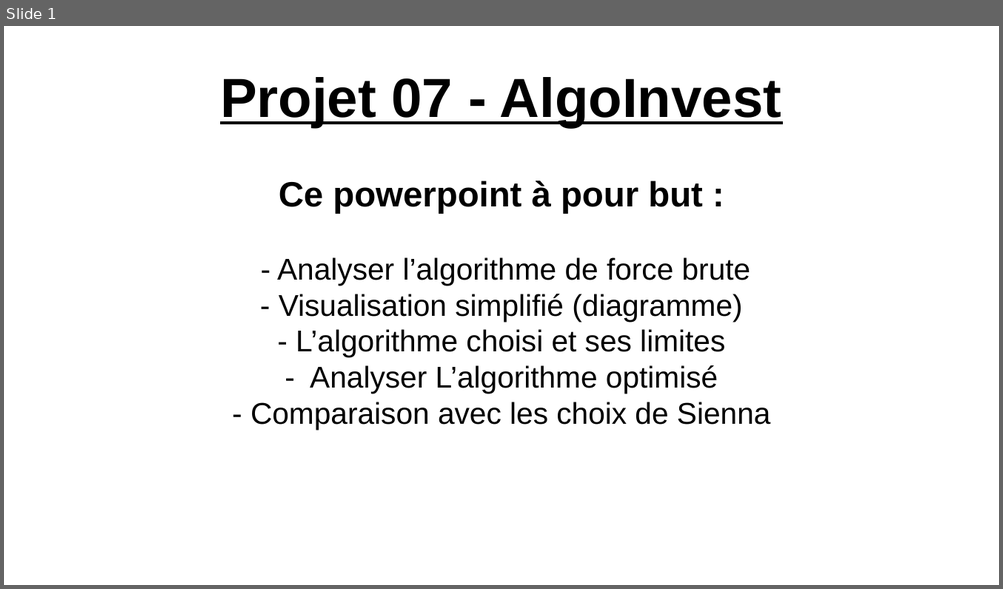
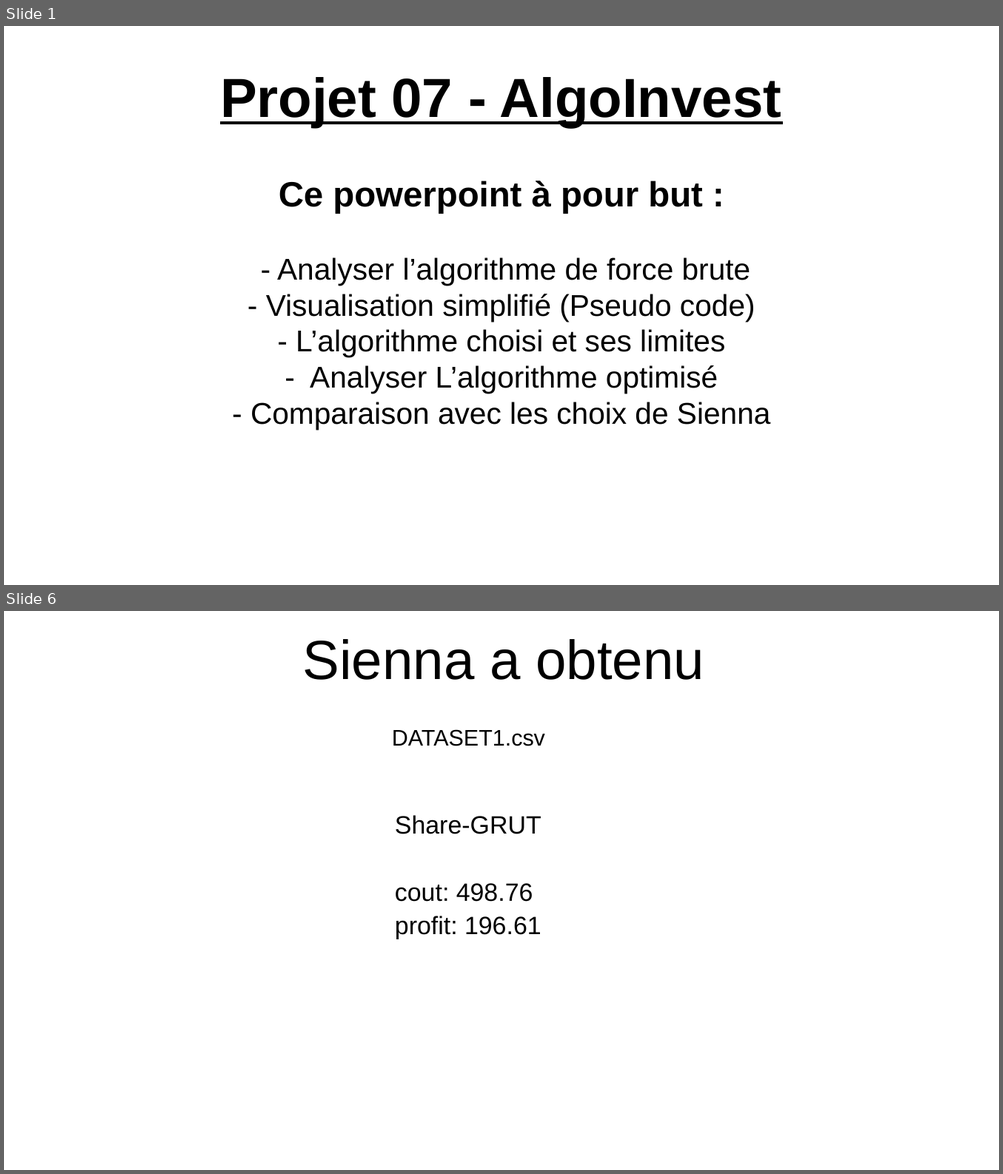
Before and after one commit to maximesoydas/maxshares, a slide deck: presentation.odp. Shown one above the other, each under a label of ours: slide 1 before the commit, slides 1 and 6 after it; the slides between them are not shown. The pictures are 1003x589 and 1003x1174 pixels, drawn with LibreOffice and Linux fonts; fonts in the diff are those of the drawing. Boxes give left, top, right and bottom in pixels: in the first picture for what was removed or moved away, otherwise in the second. Text is boxed around its words. In the diff, an @@ line names an element or a change of style, - is before the commit and + after.

```diff
--- a/presentation.odp
+++ b/presentation.odp
@@ slide 6 added at [4,611,999,1170], background #FFFFFF @@
@@ title added at [303,639,704,680], 44 pt, text #000000 @@
+Sienna a obtenu
@@ text added at [392,729,545,746], 18 pt, text #000000 @@
+DATASET1.csv
@@ text added at [395,815,541,940], 20 pt, text #000000 @@
+              Share-GRUT
+              cout: 498.76
+              profit: 196.61
@@ slide 1 changed as well @@
@@ subtitle at [266,294,755,321]: text changed @@
-- Visualisation simplifié (diagramme)
+- Visualisation simplifié (Pseudo code)
```
Also in this commit, not shown: 1 other slide changed, 6 other slides added, 4 slides removed, 5 other files.
